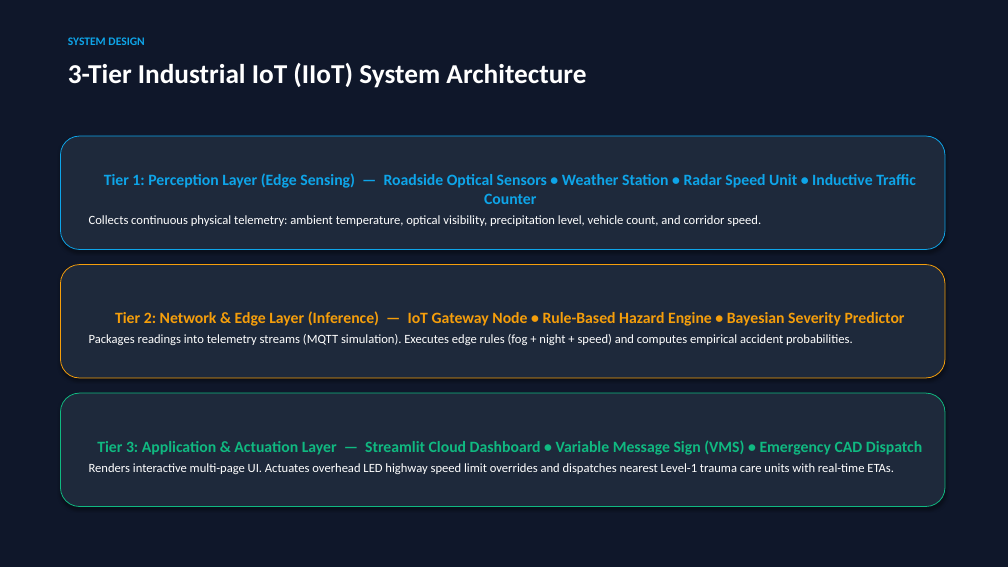
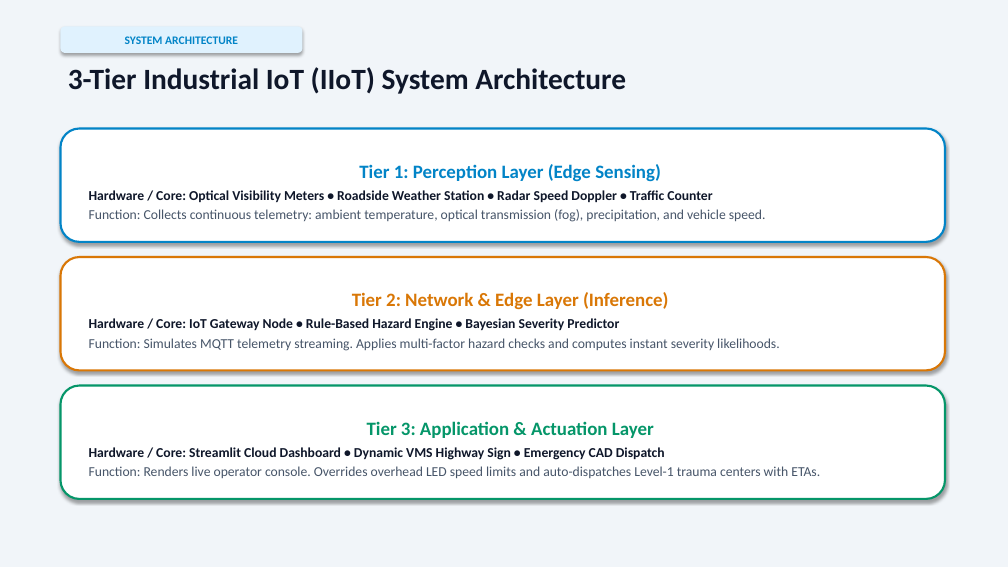
Before and after one commit to igris-bit/Road-Accident-Pattern-Analysis, a slide deck: slide 4 of docs/presentation/Road_Accident_Pattern_Analysis_Presentation.pptx. Drawn at 1008x567 pixels with LibreOffice and Linux fonts; fonts in the diff are those of the drawing. Boxes give left, top, right and bottom in pixels: in the first picture for what was removed or moved away, otherwise in the second. Text is boxed around its words. In the diff, an @@ line names an element or a change of style, - is before the commit and + after.

Commit message:
Condense PPT presentation to 10 high-impact slides with modern high-contrast theme, larger text, and concise bullet points

```diff
--- a/docs/presentation/Road_Accident_Pattern_Analysis_Presentation.pptx
+++ b/docs/presentation/Road_Accident_Pattern_Analysis_Presentation.pptx
@@ rectangle at bbox=[0, 0, 1008, 567]: fill #0F172A to #F1F5F9 @@
@@ rounded rectangle "SYSTEM ARCHITECTURE": place and size @@
-rounded rectangle "SYSTEM ARCHITECTURE" at bbox=[68, 37, 144, 45]
+rounded rectangle "SYSTEM ARCHITECTURE" at bbox=[60, 26, 302, 53]
@@ rounded rectangle "SYSTEM ARCHITECTURE" at bbox=[60, 26, 302, 53]: vertical alignment top to middle; fill none to #E0F2FE; shadow on @@
@@ text "3-Tier Industrial IoT (IIoT) System ..." at bbox=[68, 67, 626, 94]: size 26 to 28 pt, text colour #FFFFFF to #0F172A @@
@@ text in rounded rectangle at bbox=[125, 36, 238, 44]: text changed; text colour #0EA5E9 to #0284C7 @@
-SYSTEM DESIGN
+SYSTEM ARCHITECTURE
@@ rounded rectangle "Tier 1: Perception Layer (Edge ...": place and size @@
-rounded rectangle "Tier 1: Perception Layer (Edge ..." at bbox=[60, 136, 945, 250]
+rounded rectangle "Tier 1: Perception Layer (Edge ..." at bbox=[60, 129, 945, 242]
@@ rounded rectangle "Tier 1: Perception Layer (Edge ..." at bbox=[60, 129, 945, 242]: fill #1E293B to #FFFFFF; outline #0EA5E9 0.75 pt to #0284C7 2 pt @@
@@ text in rounded rectangle at bbox=[89, 164, 766, 222]: text changed; size 12 to 13 pt; text colour #FFFFFF to #475569; bold on @@
-Tier 1: Perception Layer (Edge Sensing) — Roadside Optical Sensors • Weather Station • Radar Speed Unit • Inductive Traffic Counter
-Collects continuous physical telemetry: ambient temperature, optical visibility, precipitation level, vehicle count, and corridor speed.
+Tier 1: Perception Layer (Edge Sensing)
+Hardware / Core: Optical Visibility Meters • Roadside Weather Station • Radar Speed Doppler • Traffic Counter
+Function: Collects continuous telemetry: ambient temperature, optical transmission (fog), precipitation, and vehicle speed.
@@ rounded rectangle "Tier 2: Network & Edge ...": place and size @@
-rounded rectangle "Tier 2: Network & Edge ..." at bbox=[60, 265, 945, 378]
+rounded rectangle "Tier 2: Network & Edge ..." at bbox=[60, 257, 945, 371]
@@ rounded rectangle "Tier 2: Network & Edge ..." at bbox=[60, 257, 945, 371]: fill #1E293B to #FFFFFF; outline #F59E0B 0.75 pt to #D97706 2 pt @@
@@ text in rounded rectangle at bbox=[89, 292, 779, 351]: text changed; size 12 to 13 pt; text colour #FFFFFF to #475569; bold on @@
-Tier 2: Network & Edge Layer (Inference) — IoT Gateway Node • Rule-Based Hazard Engine • Bayesian Severity Predictor
-Packages readings into telemetry streams (MQTT simulation). Executes edge rules (fog + night + speed) and computes empirical accident probabilities.
+Tier 2: Network & Edge Layer (Inference)
+Hardware / Core: IoT Gateway Node • Rule-Based Hazard Engine • Bayesian Severity Predictor
+Function: Simulates MQTT telemetry streaming. Applies multi-factor hazard checks and computes instant severity likelihoods.
@@ rounded rectangle "Tier 3: Application & Actuation ...": place and size @@
-rounded rectangle "Tier 3: Application & Actuation ..." at bbox=[60, 393, 945, 507]
+rounded rectangle "Tier 3: Application & Actuation ..." at bbox=[60, 386, 945, 499]
@@ rounded rectangle "Tier 3: Application & Actuation ..." at bbox=[60, 386, 945, 499]: fill #1E293B to #FFFFFF; outline #10B981 0.75 pt to #059669 2 pt @@
@@ text in rounded rectangle at bbox=[89, 421, 820, 478]: text changed; size 12 to 13 pt; text colour #FFFFFF to #475569 @@
-Tier 3: Application & Actuation Layer — Streamlit Cloud Dashboard • Variable Message Sign (VMS) • Emergency CAD Dispatch
-Renders interactive multi-page UI. Actuates overhead LED highway speed limit overrides and dispatches nearest Level-1 trauma care units with real-time ETAs.
+Tier 3: Application & Actuation Layer
+Hardware / Core: Streamlit Cloud Dashboard • Dynamic VMS Highway Sign • Emergency CAD Dispatch
+Function: Renders live operator console. Overrides overhead LED speed limits and auto-dispatches Level-1 trauma centers with ETAs.
```
Also in this commit, not shown: 6 other slides changed, 3 slides added, 8 slides removed, 1 other file.
